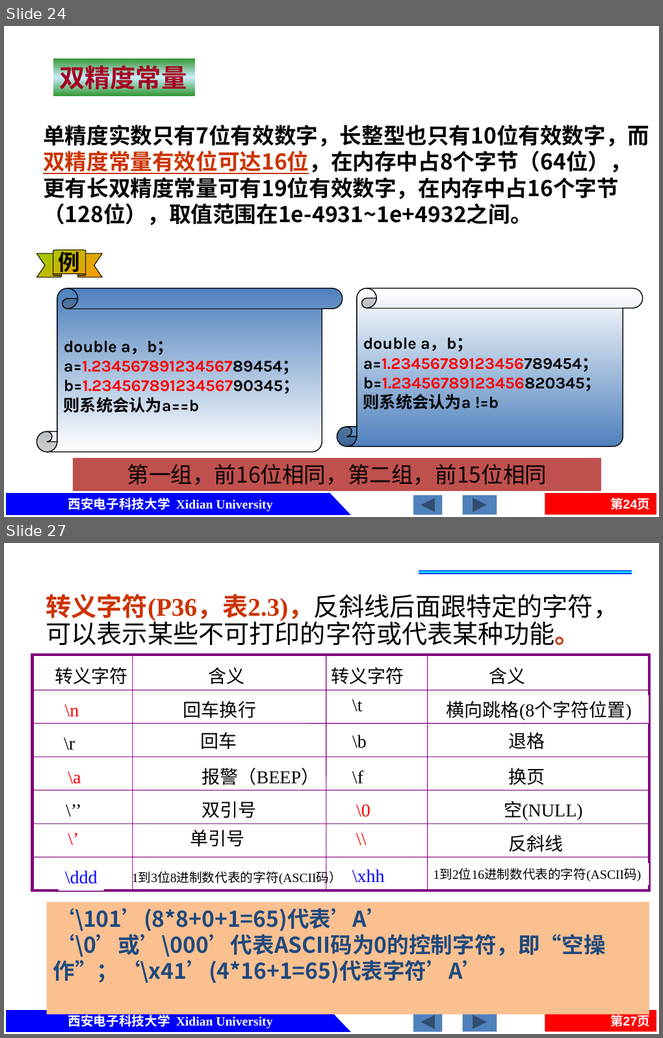
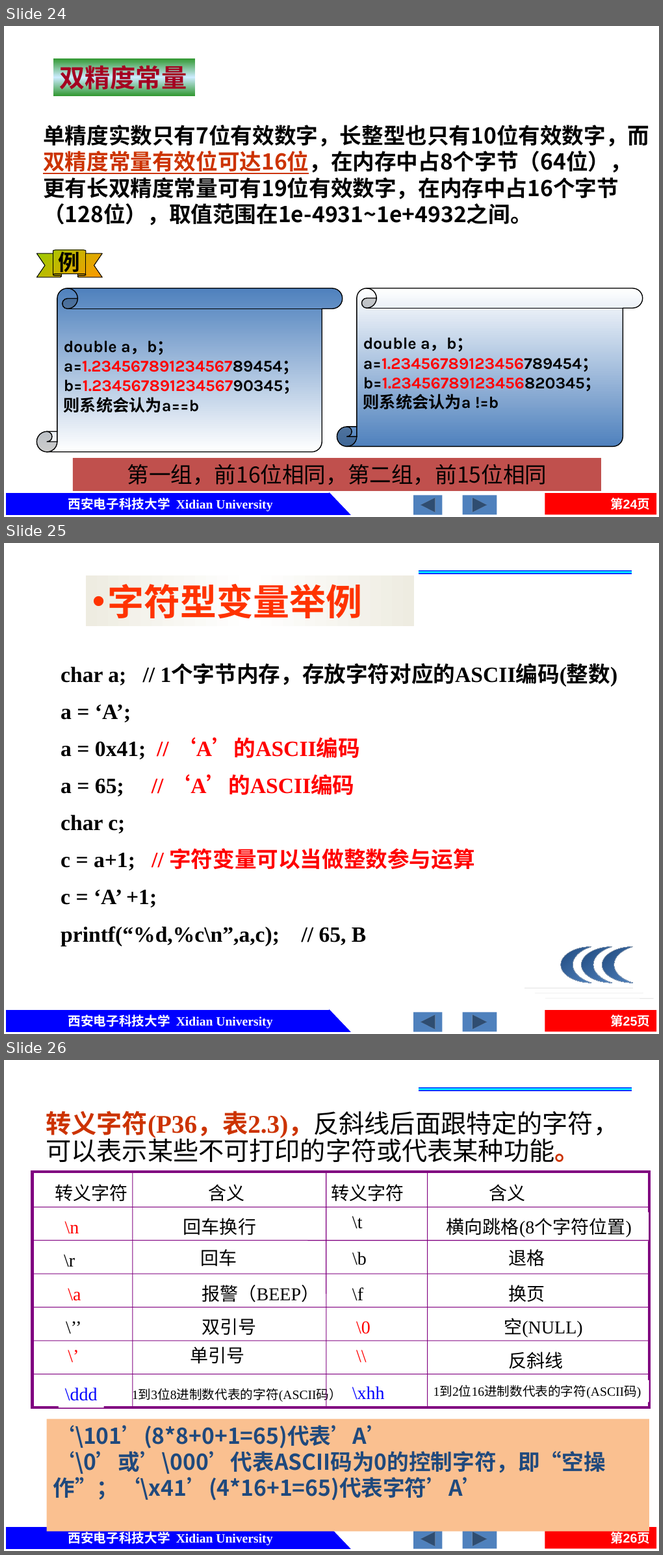
Before and after one commit to jtrfid/C-Repositories, a slide deck: 2016/C语言/课件/第2章 C的基本数据类型及运算.pptx. Shown one above the other, each under a label of ours: slides 24 and 27 before the commit, slides 24, 25 and 26 after it; the slides between them are not shown. The pictures are 663x1038 and 663x1555 pixels, drawn with LibreOffice and Linux fonts; fonts in the diff are those of the drawing. Boxes give left, top, right and bottom in pixels: in the first picture for what was removed or moved away, otherwise in the second. Text is boxed around its words. In the diff, an @@ line names an element or a change of style, - is before the commit and + after.

```diff
--- a/2016/C语言/课件/第2章 C的基本数据类型及运算.pptx
+++ b/2016/C语言/课件/第2章 C的基本数据类型及运算.pptx
@@ slide 25 added at [4,543,659,1034], background #FFFFFF; not listed: 6 template elements that a slide beside it also shows @@
@@ rectangle added at [86,575,414,626], fill gradient #EEECE1 to #FFFFFF, 40 pt, text #FF3300, bold @@
+• 字符型变量举例
@@ rectangle added at [419,570,632,574], fill gradient #0000FF to #00FFFF @@
@@ text added at [61,665,618,946], 24 pt, text #000000, bold @@
+char a; // 1个字节内存，存放字符对应的ASCII编码(整数)
+a = ‘A’;
+a = 0x41; // ‘A’的ASCII编码
+a = 65; // ‘A’的ASCII编码
+char c;
+c = a+1; // 字符变量可以当做整数参与运算
+c = ‘A’ +1;
+printf(“%d,%c\n”,a,c); // 65, B
@@ group added at [525,947,654,999]: 3 moons, 3 lines @@
@@ what was slide 27 is now slide 26 @@
@@ page number at [610,1530,650,1547]: text changed @@
-第27页
+第26页
```
Also in this commit, not shown: 4 slides changed, 1 other slide added, 12 slides removed.
